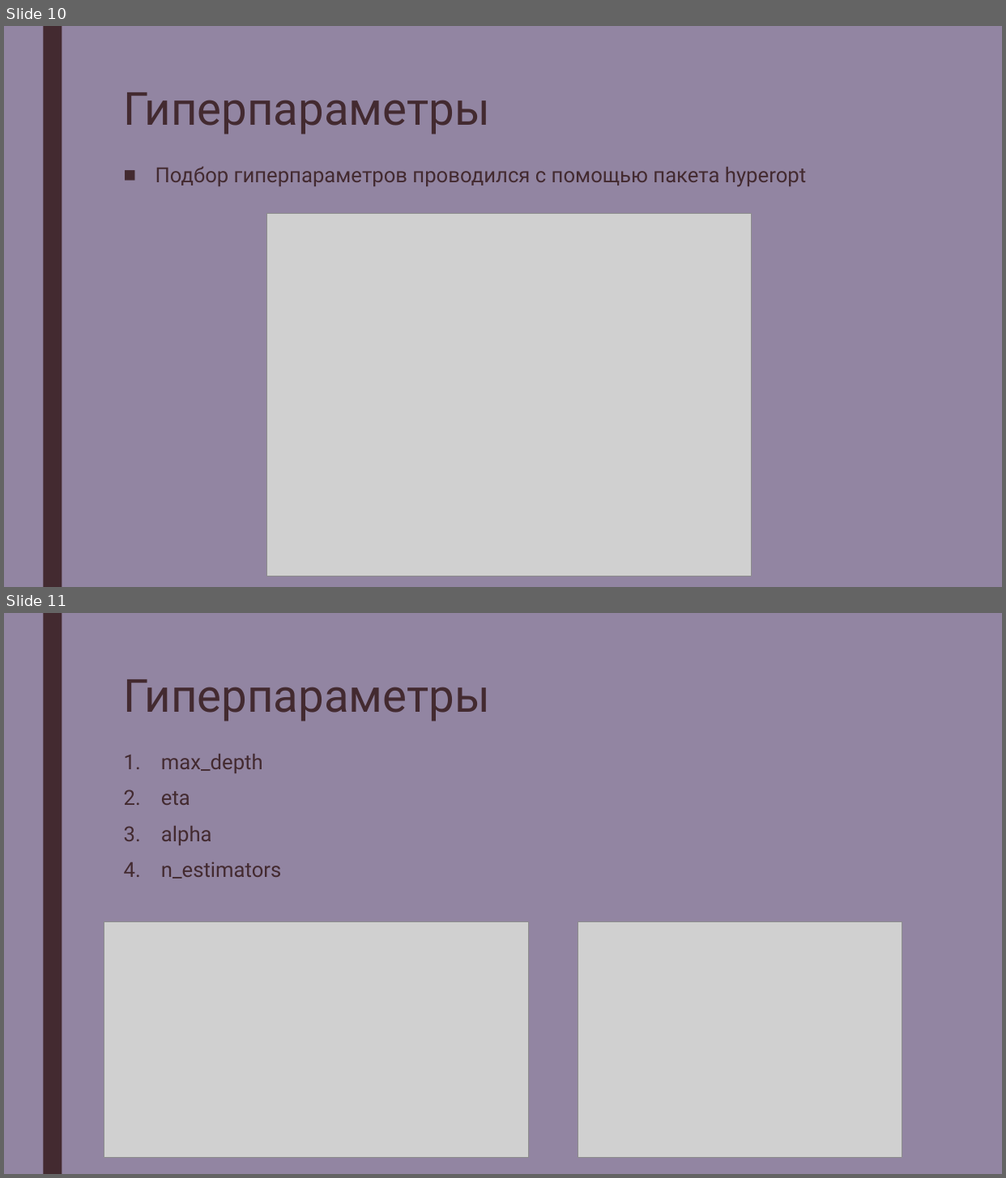
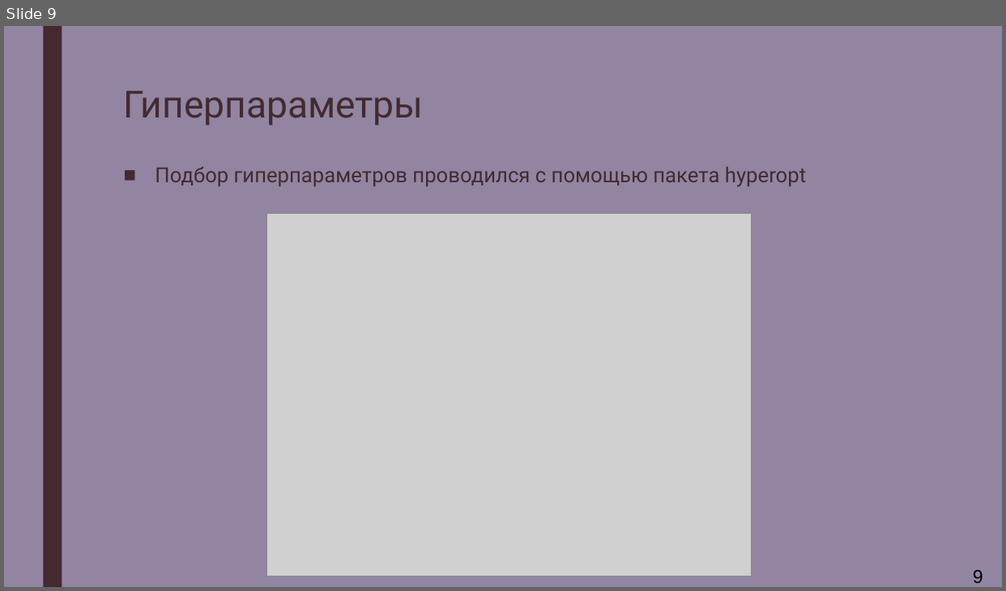
Before and after one commit to zumvanrin/DM_team_RIIID, a slide deck: Riid.pptx. Shown one above the other, each under a label of ours: slides 10 and 11 before the commit, slide 9 after it. The pictures are 1006x1178 and 1006x591 pixels, drawn with LibreOffice and Linux fonts; fonts in the diff are those of the drawing; grey boxes stand for pictures. Boxes give left, top, right and bottom in pixels: in the first picture for what was removed or moved away, otherwise in the second. Text is boxed around its words. In the diff, an @@ line names an element or a change of style, - is before the commit and + after.

```diff
--- a/Riid.pptx
+++ b/Riid.pptx
@@ slide 11 removed at (4, 613, 1002, 1174), background #624F79 at 69% opacity; not listed: 1 template element that a slide beside it also shows @@
@@ text removed at (124, 679, 490, 722) @@
-Гиперпараметры
@@ text removed at (161, 754, 282, 879) @@
-1. max_depth
-2. eta
-3. alpha
-4. n_estimators
@@ picture removed at (104, 922, 528, 1158) @@
@@ picture removed at (578, 922, 902, 1158) @@
@@ what was slide 10 is now slide 9 @@
@@ slide 9 changed as well @@
@@ text "Гиперпараметры" at (124, 91, 424, 126): size 44 to 36 pt @@
@@ text added at (973, 570, 983, 583), 18 pt, text #000000 @@
+9
```
Also in this commit, not shown: 7 other slides changed, 5 slides added, 4 other slides removed.
